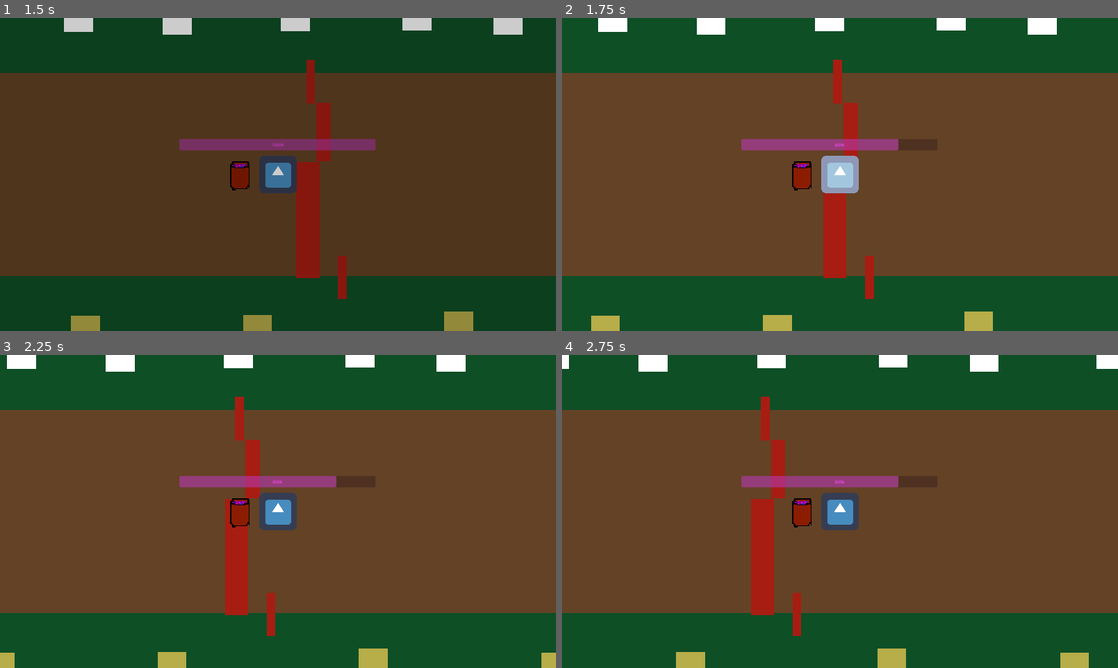
Above: before the commit, frames 1-4 (two rows, left to right).
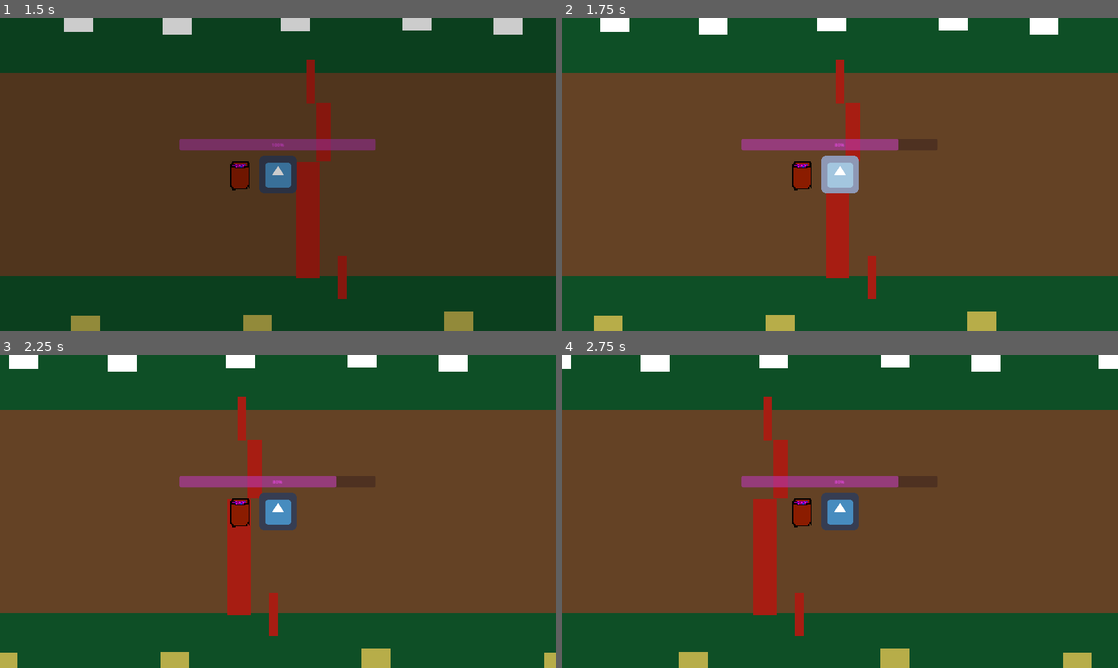
Above: after the commit, the same moments.

Repository: hsandt/ld53
Game: Godot game, scene res://scenes/main_menu_scene.tscn
Same seed, same stepped clock (60 frames per second), same inputs: the game is played once before the commit and once after it. The engine's default icon, where the game draws it, is replaced by a stand-in: a white triangle on a blue panel in a dark square.
Inputs (mouse positions are in pixels of both pictures, inside the frame that each line leads up to):
- Up to frame 1 (1.5 s): click "Start" at 0.5 s; tap Enter (ui_accept) at 1.25 s; move the mouse to (400, 158) at 1.27 s; hold Right (ui_right) from 1.28 s (still down); click (400, 158) at 1.42 s
- Up to frame 2 (1.75 s): keep holding Right (ui_right); tap Enter (ui_accept) at 1.52 s
- Up to frame 3 (2.25 s): release Right (ui_right) at 2 s; drag from (166, 527) to (255, 558) at 2.02 s
- Up to frame 4 (2.75 s): no input

Frame 1 is identical in both runs. In frame 2, 1.0% of the frame differs, in the area x 5-90%, y 0-100%; in frame 3, 1.0%; in frame 4, 1.1%, in the area x 1-97%, y 0-100%.

Commit message:
[Physics] Switch to physics process

Diff:
--- a/scenes/player.gd
+++ b/scenes/player.gd
@@ -24,7 +24,7 @@
 	current_speed*=0.5
 	$cargo.hurt(damage)
 
-func _process(delta):
+func _physics_process(delta):
 
 	$powder_bar.value=powder
 
--- a/scripts/buffs/Buffs.gd
+++ b/scripts/buffs/Buffs.gd
@@ -30,7 +30,7 @@
 func add(buff: Buff):
 	add_if_roll(buff)
 
-func _process(delta):
+func _physics_process(delta):
 	for i in len(buff_stack):
 		if i>len(buff_stack): #FIXME wtf godot
 			continue
